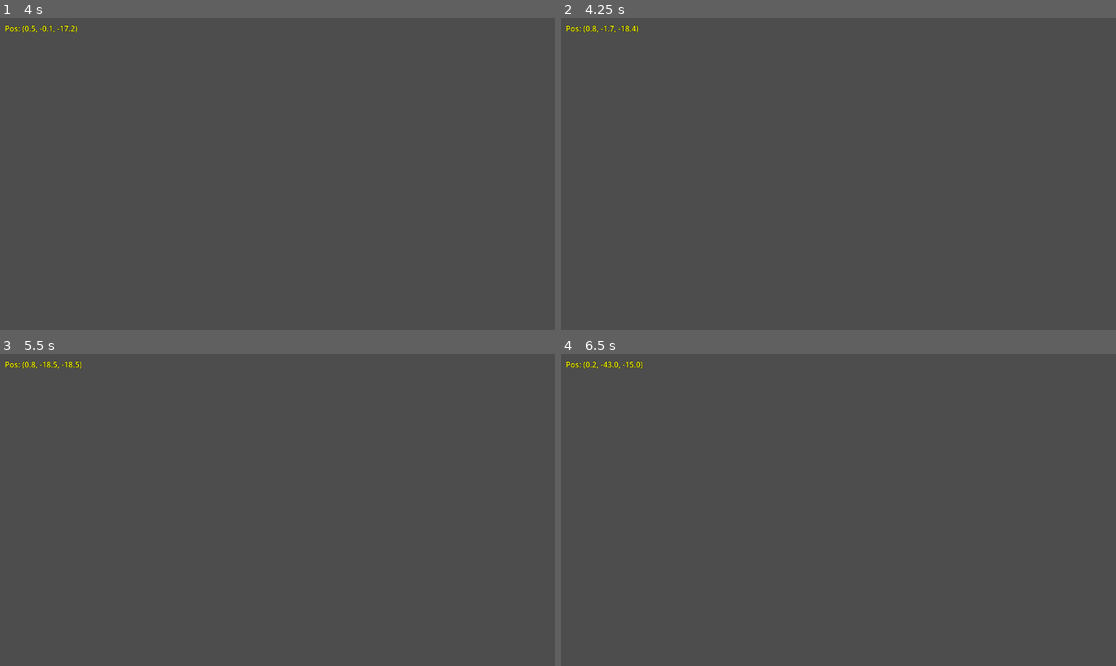
Above: before the commit, frames 1-4 (two rows, left to right).
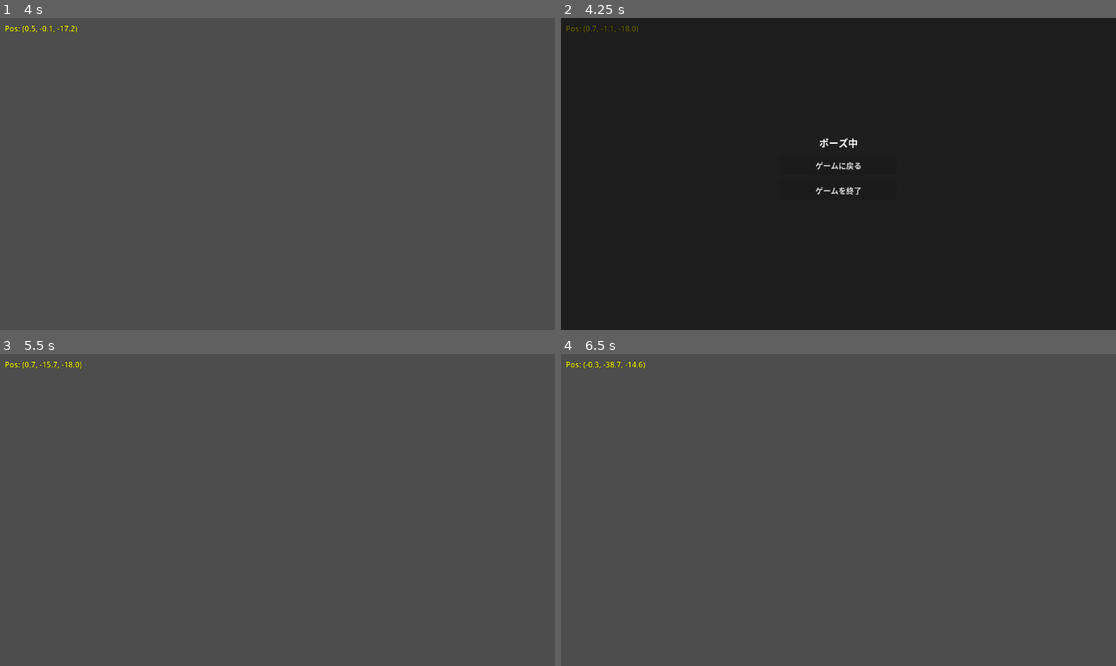
Above: after the commit, the same moments.

Repository: shuhei0916/the-door
Game: Godot game, scene res://scenes/main.tscn
Two runs of this game, one before a commit and one after it. Both use one fixed random seed, a clock stepped at 60 frames per second and the inputs below.
Inputs (mouse positions are in pixels of both pictures, inside the frame that each line leads up to):
- Up to frame 1 (4 s): tap Enter at 0.5 s; move the mouse to (305, 174) at 0.52 s; hold W (move_forward) from 0.53 s (still down); tap E (interact) at 0.6, 1.35, 2.3, 3.05, 3.8 s; click (305, 174) at 0.67 s; tap Space (jump) at 0.77, 1.52, 3.02, 3.5, 3.77 s; move the mouse to (249, 174) at 1.27 s; click (249, 174) at 1.42 s; move the mouse to (288, 167) at 2.02 s; hold Shift 2.03-2.78 s; click (288, 167) at 2.17 s; move the mouse to (271, 180) at 2.77 s; tap Alt at 2.85 s; click (271, 180) at 2.92 s; move the mouse to (316, 177) at 3.52 s; tap Ctrl at 3.6 s; click (316, 177) at 3.67 s
- Up to frame 2 (4.25 s): keep holding W (move_forward); tap Escape (ui_cancel) at 4.15 s
- Up to frame 3 (5.5 s): release W (move_forward) at 4.25 s; click (277, 500) at 4.25 s, where only the run after the commit has a clickable "ゲームに戻る"; tap Enter at 5 s; drag from (111, 463) to (194, 432) at 5.02 s
- Up to frame 4 (6.5 s): tap Space (jump) at 5.75 s; move the mouse to (866, 510) at 5.77 s; hold S (move_back) from 5.78 s (still down); tap E (interact) at 5.85 s; click (866, 510) at 5.92 s

Frame 1 is identical in both runs. In frame 2, 100% of the frame differs, in the area x 0-100%, y 0-100%; in frame 3, less than 0.1%; in frame 4, 0.1%.

Commit message:
ポーズメニューを実装する（ESCでゲーム停止、再開・終了ボタン）
ESCキーで半透明オーバーレイ＋「ゲームに戻る」「ゲームを終了」ボタンを表示。
get_tree().paused でゲームを停止し、PauseMenu自身がprocess_mode=ALWAYSで
ESC再押下を受け取ってゲームを再開する。DoorWheel操作中はESCをDoorWheelに
委譲し、ポーズメニューは開かない。

Co-Authored-By: Claude Sonnet 4.6 <noreply@anthropic.com>

Diff:
--- a/scenes/main.tscn
+++ b/scenes/main.tscn
@@ -4,6 +4,7 @@
 [ext_resource type="PackedScene" path="res://scenes/player/player.tscn" id="2"]
 [ext_resource type="PackedScene" path="res://scenes/objects/door.tscn" id="3"]
 [ext_resource type="PackedScene" path="res://scenes/ui/door_wheel.tscn" id="4"]
+[ext_resource type="PackedScene" path="res://scenes/ui/pause_menu.tscn" id="5"]
 
 [sub_resource type="BoxMesh" id="BoxMesh_floor"]
 size = Vector3(30, 0.2, 30)
@@ -129,3 +130,5 @@
 text = "Pos: (0.0, 0.0, 0.0)"
 
 [node name="DoorWheel" parent="." unique_id=1257612392 instance=ExtResource("4")]
+
+[node name="PauseMenu" parent="." instance=ExtResource("5")]
--- /dev/null
+++ b/scenes/ui/pause_menu.tscn
@@ -0,0 +1,30 @@
+[gd_scene format=3]
+
+[ext_resource type="Script" path="res://scripts/pause_menu.gd" id="1"]
+
+[node name="PauseMenu" type="CanvasLayer"]
+layer = 10
+visible = false
+script = ExtResource("1")
+
+[node name="Overlay" type="ColorRect" parent="."]
+
+[node name="Panel" type="Control" parent="."]
+
+[node name="VBox" type="VBoxContainer" parent="Panel"]
+anchor_right = 1.0
+anchor_bottom = 1.0
+theme_override_constants/separation = 12
+
+[node name="TitleLabel" type="Label" parent="Panel/VBox"]
+text = "ポーズ中"
+horizontal_alignment = 1
+theme_override_font_sizes/font_size = 20
+
+[node name="ResumeButton" type="Button" parent="Panel/VBox"]
+text = "ゲームに戻る"
+custom_minimum_size = Vector2(240.0, 40.0)
+
+[node name="ExitButton" type="Button" parent="Panel/VBox"]
+text = "ゲームを終了"
+custom_minimum_size = Vector2(240.0, 40.0)
--- a/scripts/main.gd
+++ b/scripts/main.gd
@@ -3,6 +3,7 @@
 @onready var _player: Player = $Player
 @onready var _debug_label: Label = $HUD/DebugLabel
 @onready var _door_wheel: DoorWheel = $DoorWheel
+@onready var _pause_menu: PauseMenu = $PauseMenu
 
 var _current_door: Door = null
 
@@ -11,6 +12,17 @@
 	_player.interact_hold_started.connect(_on_interact_hold_started)
 	_door_wheel.destination_selected.connect(_on_destination_selected)
 	_door_wheel.cancelled.connect(_on_wheel_cancelled)
+
+func _unhandled_input(event: InputEvent) -> void:
+	if not event.is_action_pressed("ui_cancel"):
+		return
+	if _player.is_interacting_with_wheel:
+		return
+	if _pause_menu.visible:
+		_pause_menu.hide_menu()
+	else:
+		_pause_menu.show_menu()
+	get_viewport().set_input_as_handled()
 
 func _process(_delta: float) -> void:
 	var pos: Vector3 = _player.global_position
--- /dev/null
+++ b/scripts/pause_menu.gd
@@ -0,0 +1,37 @@
+class_name PauseMenu
+extends CanvasLayer
+
+func _ready() -> void:
+	process_mode = Node.PROCESS_MODE_ALWAYS
+	$Overlay.color = Color(0.0, 0.0, 0.0, 0.6)
+	$Overlay.anchor_right = 1.0
+	$Overlay.anchor_bottom = 1.0
+	var panel: Control = $Panel
+	panel.anchor_left = 0.5
+	panel.anchor_right = 0.5
+	panel.anchor_top = 0.5
+	panel.anchor_bottom = 0.5
+	panel.offset_left = -120.0
+	panel.offset_right = 120.0
+	panel.offset_top = -80.0
+	panel.offset_bottom = 80.0
+	$Panel/VBox/ResumeButton.pressed.connect(hide_menu)
+	$Panel/VBox/ExitButton.pressed.connect(_on_exit)
+
+func show_menu() -> void:
+	visible = true
+	get_tree().paused = true
+	Input.set_mouse_mode(Input.MOUSE_MODE_VISIBLE)
+
+func hide_menu() -> void:
+	visible = false
+	get_tree().paused = false
+	Input.set_mouse_mode(Input.MOUSE_MODE_CAPTURED)
+
+func _input(event: InputEvent) -> void:
+	if visible and event.is_action_pressed("ui_cancel"):
+		hide_menu()
+		get_viewport().set_input_as_handled()
+
+func _on_exit() -> void:
+	get_tree().quit()
--- a/scripts/player.gd
+++ b/scripts/player.gd
@@ -52,8 +52,7 @@
 		rotate_y(-event.relative.x * MOUSE_SENSITIVITY)
 		_camera.rotate_x(-event.relative.y * MOUSE_SENSITIVITY)
 		_camera.rotation.x = clamp(_camera.rotation.x, -PI / 2.0, PI / 2.0)
-	if event.is_action_pressed("ui_cancel") and not is_interacting_with_wheel:
-		Input.set_mouse_mode(Input.MOUSE_MODE_VISIBLE)
+
 
 func _get_input_direction() -> Vector2:
 	return Input.get_vector("move_left", "move_right", "move_forward", "move_back")
--- /dev/null
+++ b/tests/test_pause_menu.gd
@@ -0,0 +1,37 @@
+extends GutTest
+
+const PauseMenuScene: PackedScene = preload("res://scenes/ui/pause_menu.tscn")
+
+func after_each() -> void:
+	get_tree().paused = false
+
+func test_pause_menu_starts_hidden() -> void:
+	var menu: PauseMenu = PauseMenuScene.instantiate()
+	add_child_autofree(menu)
+	assert_false(menu.visible)
+
+func test_show_menu_makes_visible() -> void:
+	var menu: PauseMenu = PauseMenuScene.instantiate()
+	add_child_autofree(menu)
+	menu.show_menu()
+	assert_true(menu.visible)
+
+func test_hide_menu_makes_invisible() -> void:
+	var menu: PauseMenu = PauseMenuScene.instantiate()
+	add_child_autofree(menu)
+	menu.show_menu()
+	menu.hide_menu()
+	assert_false(menu.visible)
+
+func test_show_menu_pauses_tree() -> void:
+	var menu: PauseMenu = PauseMenuScene.instantiate()
+	add_child_autofree(menu)
+	menu.show_menu()
+	assert_true(get_tree().paused)
+
+func test_hide_menu_unpauses_tree() -> void:
+	var menu: PauseMenu = PauseMenuScene.instantiate()
+	add_child_autofree(menu)
+	menu.show_menu()
+	menu.hide_menu()
+	assert_false(get_tree().paused)
Not shown, added: scripts/pause_menu.gd.uid
